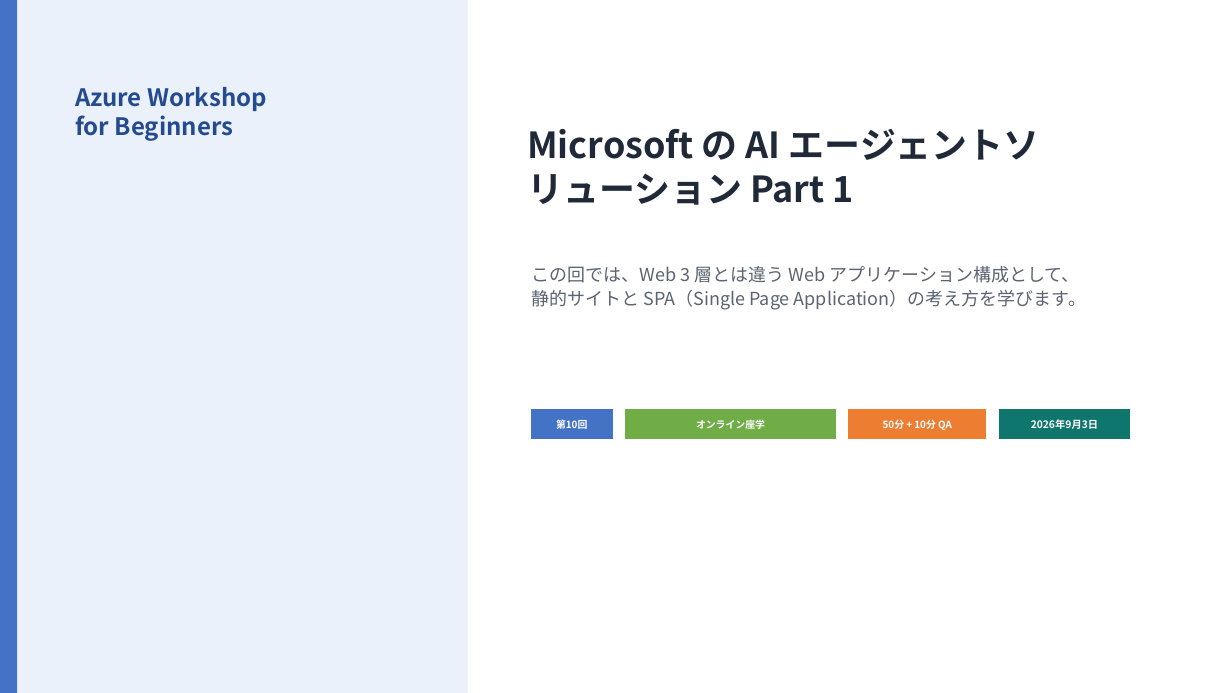
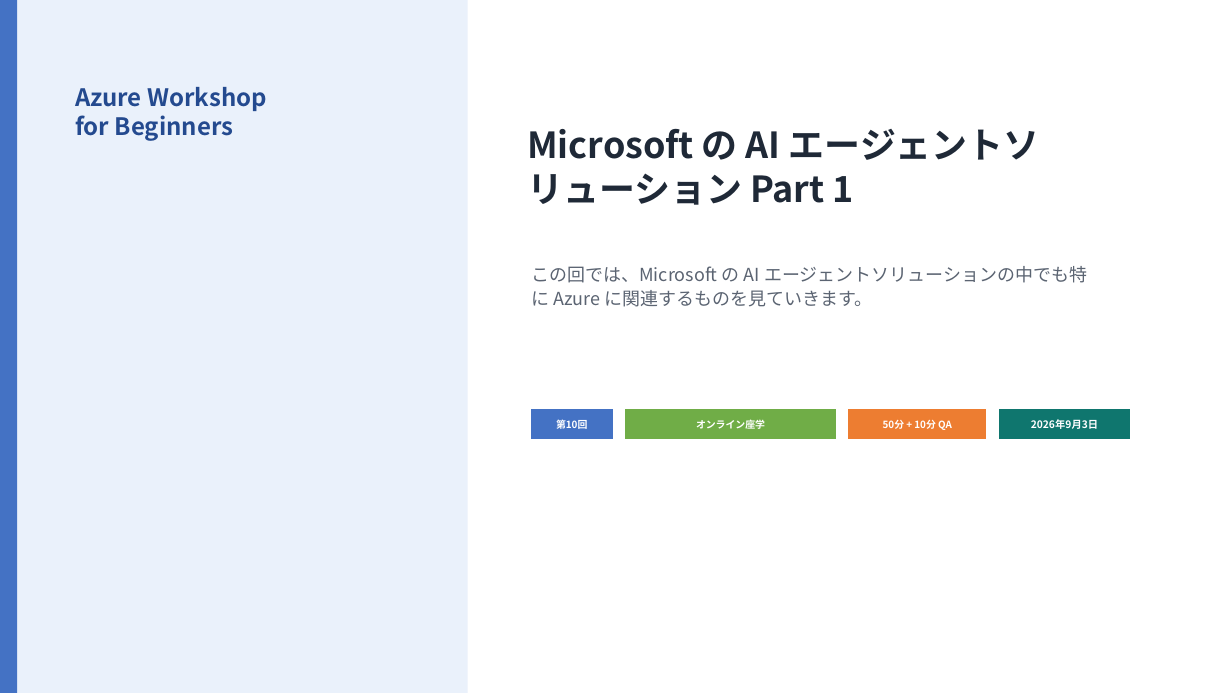
Before and after one commit to hironariy/AzureWorkshopForBeginners, a slide deck: slide 1 of materials/powerpoint-slides/lesson-10-MS-AI-Solutions-Part1.pptx. Drawn at 1232x693 pixels with LibreOffice and Linux fonts; fonts in the diff are those of the drawing. Boxes give left, top, right and bottom in pixels: in the first picture for what was removed or moved away, otherwise in the second. Text is boxed around its words. In the diff, an @@ line names an element or a change of style, - is before the commit and + after.

```diff
--- a/materials/powerpoint-slides/lesson-10-MS-AI-Solutions-Part1.pptx
+++ b/materials/powerpoint-slides/lesson-10-MS-AI-Solutions-Part1.pptx
@@ text at (531, 266, 1087, 307): text changed @@
-この回では、Web 3 層とは違う Web アプリケーション構成として、静的サイトと SPA（Single Page Application）の考え方を学びます。
+この回では、Microsoft の AI エージェントソリューションの中でも特に Azure に関連するものを見ていきます。
```
Also in this commit, not shown: 1 other slide changed, 1 other file.
